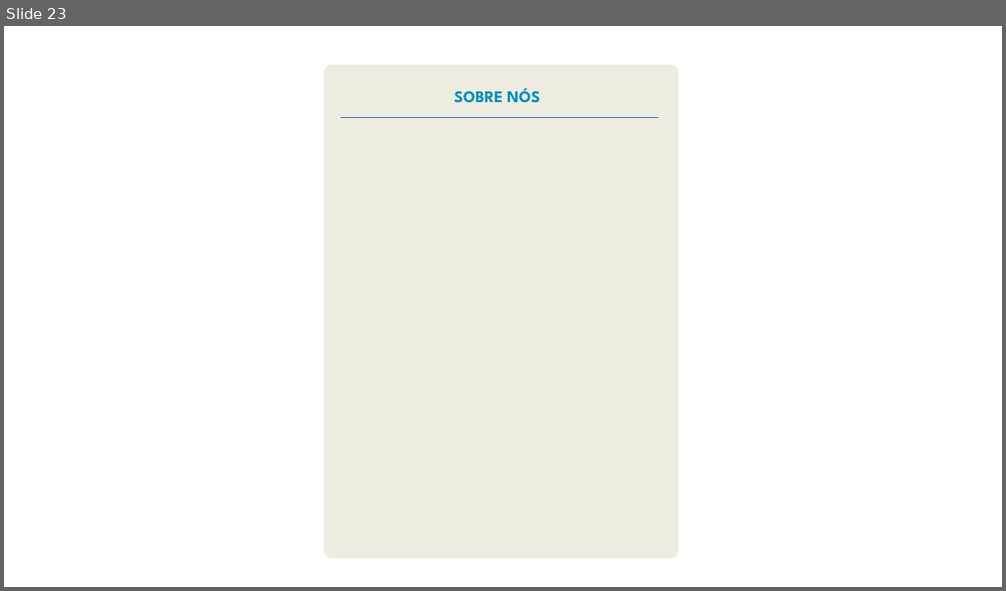
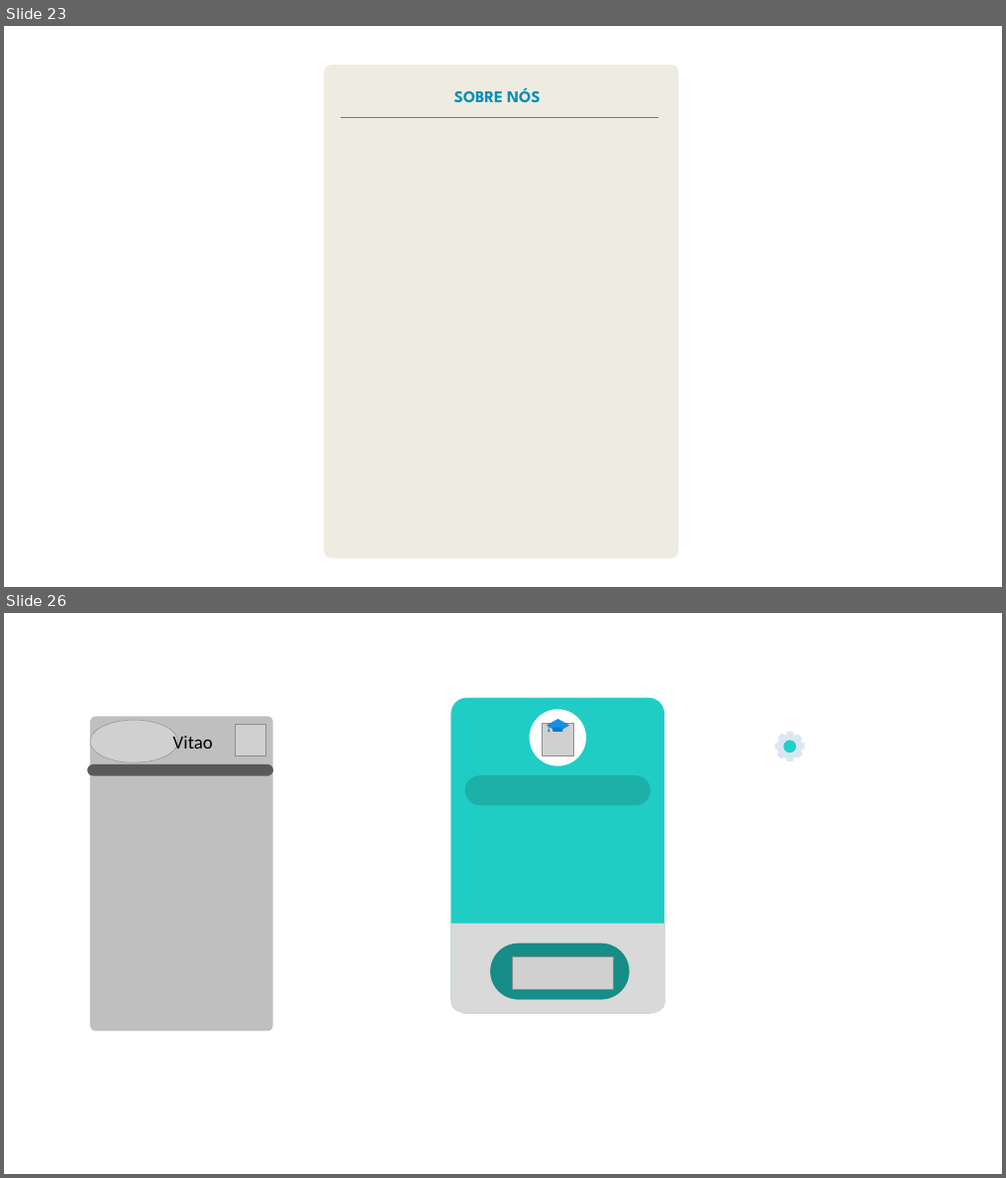
Before and after one commit to MateusPVicente/Projeto-PP, a slide deck: Stud+/Logos.pptx. Shown one above the other, each under a label of ours: slide 23 before the commit, slides 23 and 26 after it; the slides between them are not shown. The pictures are 1006x591 and 1006x1178 pixels, drawn with LibreOffice and Linux fonts; fonts in the diff are those of the drawing; grey boxes stand for pictures. Boxes give left, top, right and bottom in pixels: in the first picture for what was removed or moved away, otherwise in the second. Text is boxed around its words. In the diff, an @@ line names an element or a change of style, - is before the commit and + after.

```diff
--- a/Stud+/Logos.pptx
+++ b/Stud+/Logos.pptx
@@ slide 26 added at [4,613,1002,1174], background #FFFFFF @@
@@ rounded rectangle added at [90,716,273,1031], fill #BFBFBF @@
@@ picture added at [90,720,178,762] @@
@@ picture added at [236,725,265,756] @@
@@ text added at [173,736,213,749], 32 pt, text #000000 @@
+Vitao
@@ group added at [775,732,805,761]: 4 rounded rectangles, 2 ellipses @@
@@ rounded rectangle added at [87,764,273,776], fill #595959 @@
@@ group added at [451,697,665,1014]: 11 rounded rectangles, 2 ellipses, 2 pictures, 1 freeform shape, 1 rectangle @@
```
Also in this commit, not shown: 3 slides changed, 1 other slide added, 1 slide removed, 8 other files.
